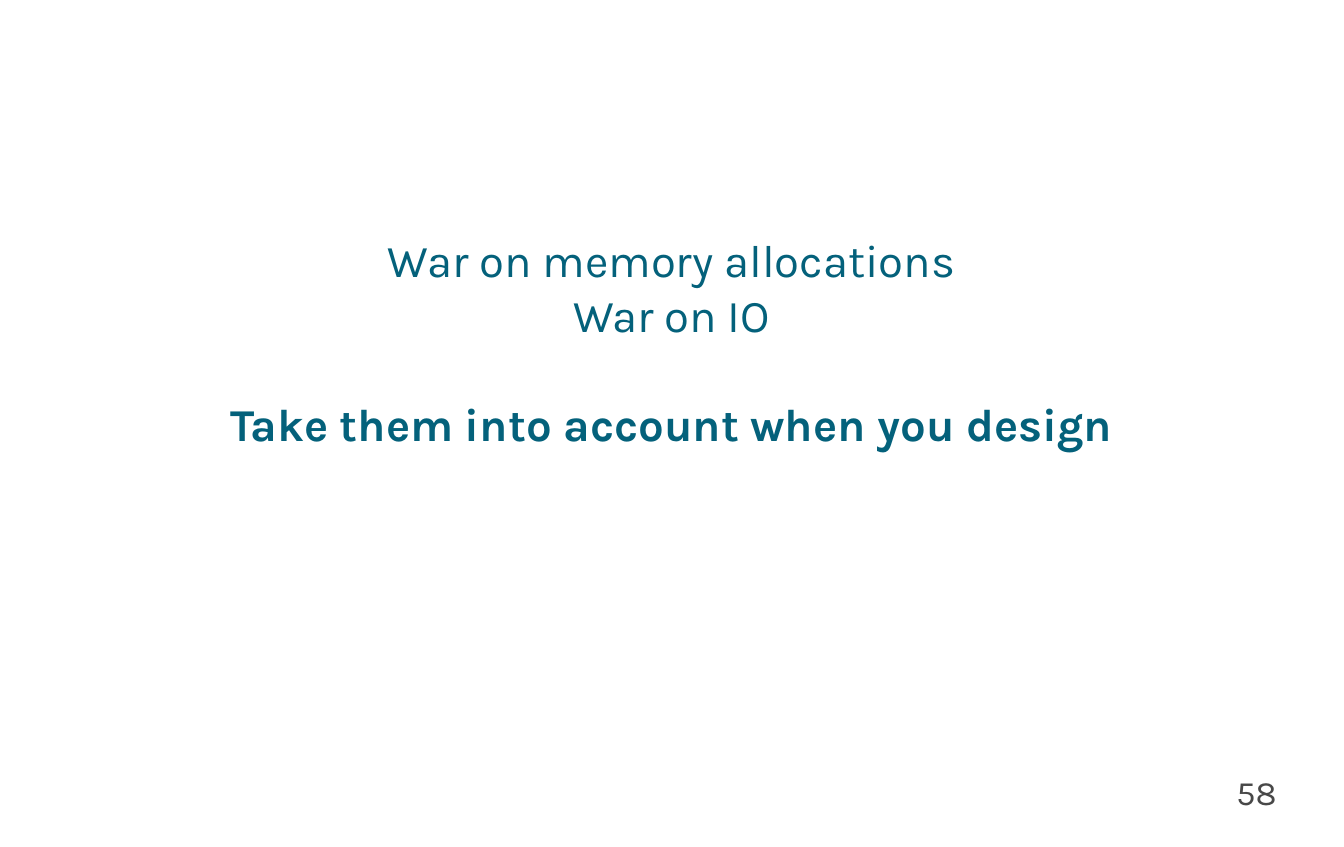
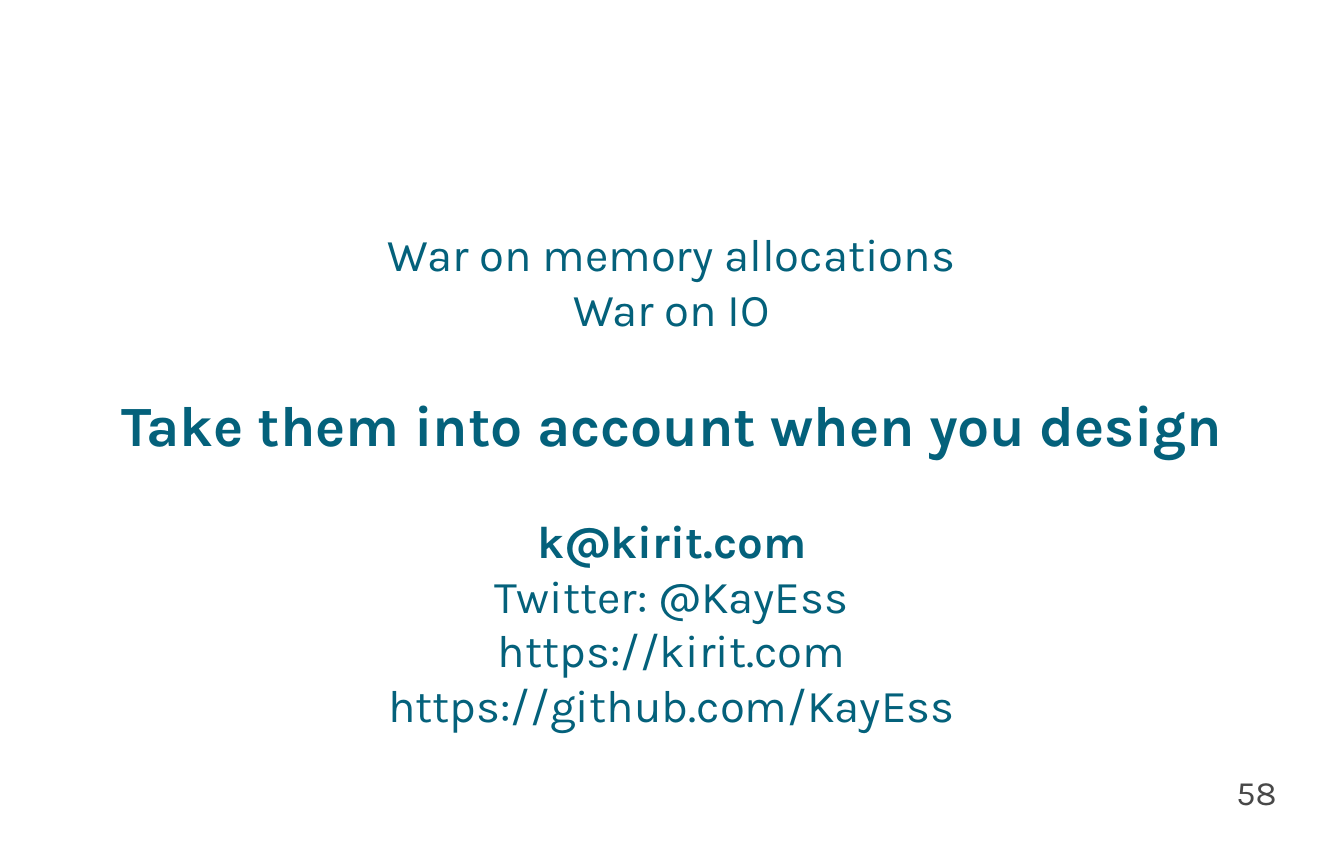
Before and after one commit to KayEss/cpp-designing4performance, a slide deck: slide 58 of slides/Designing APIs For Performance.odp. Drawn at 1344x847 pixels with LibreOffice and Linux fonts; fonts in the diff are those of the drawing; background and template pictures are left out. Boxes give left, top, right and bottom in pixels: in the first picture for what was removed or moved away, otherwise in the second. Text is boxed around its words. In the diff, an @@ line names an element or a change of style, - is before the commit and + after.

```diff
--- a/slides/Designing APIs For Performance.odp
+++ b/slides/Designing APIs For Performance.odp
@@ subtitle "War on memory allocations War ..." moved from (x1=231, y1=245, x2=1112, y2=453) to (x1=122, y1=239, x2=1222, y2=734) @@
@@ subtitle at (x1=122, y1=239, x2=1222, y2=460): size 32 to 40 pt in "Take them into account when you design" @@
@@ subtitle at (x1=388, y1=525, x2=954, y2=734): paragraphs added @@
+k@kirit.com
+Twitter: @KayEss
+https://kirit.com
+https://github.com/KayEss
```
Also in this commit, not shown: 4 other slides changed.
